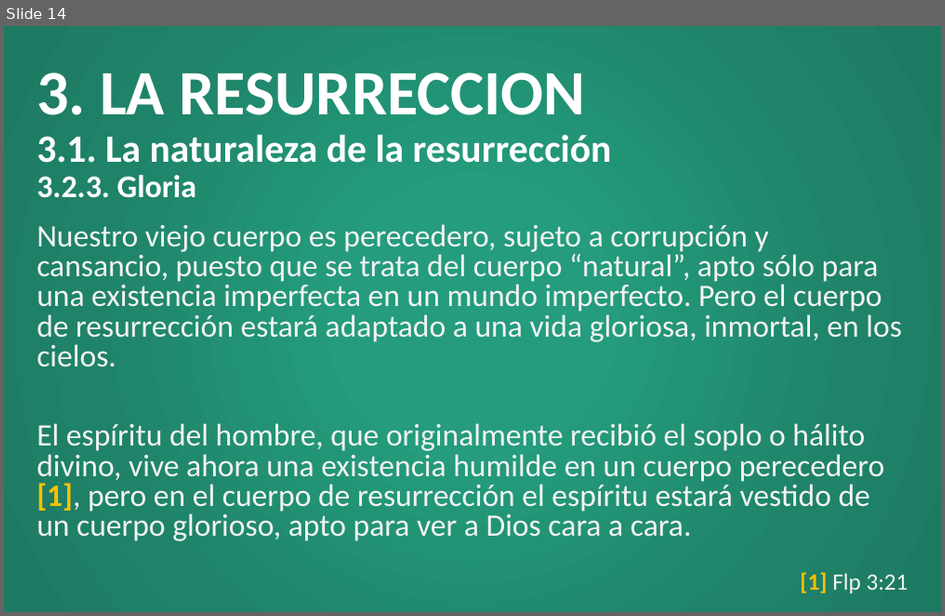
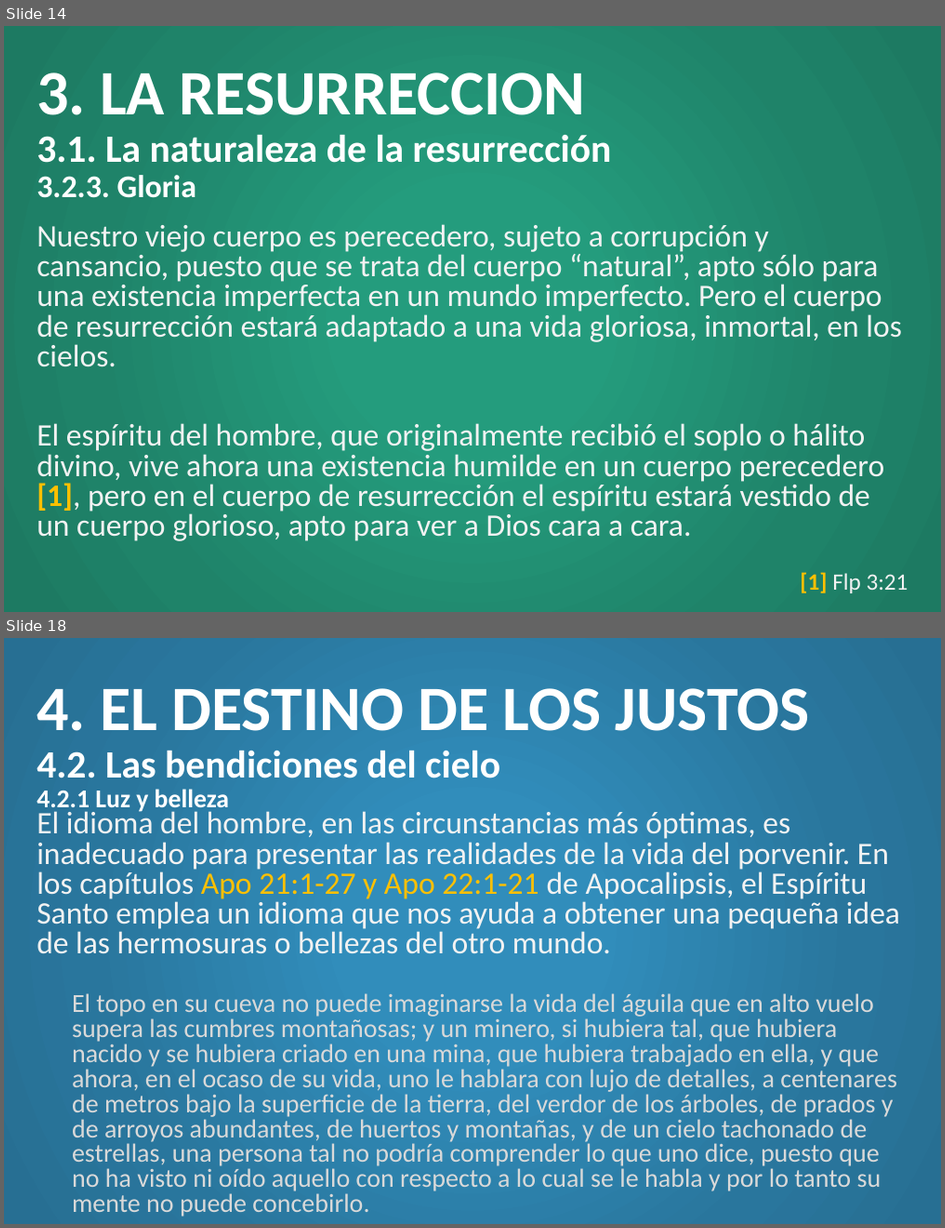
Before and after one commit to CreyTuning/documents, a slide deck: slideshow/Teologia Sistematica y Biblica - Myer Pearlman/Clases/10. Acontecimientos finales.pptx. Shown one above the other, each under a label of ours: slide 14 before the commit, slides 14 and 18 after it; the slides between them are not shown. The pictures are 945x616 and 945x1228 pixels, drawn with LibreOffice and Linux fonts; fonts in the diff are those of the drawing. Boxes give left, top, right and bottom in pixels: in the first picture for what was removed or moved away, otherwise in the second. Text is boxed around its words. In the diff, an @@ line names an element or a change of style, - is before the commit and + after.

```diff
--- a/slideshow/Teologia Sistematica y Biblica - Myer Pearlman/Clases/10. Acontecimientos finales.pptx
+++ b/slideshow/Teologia Sistematica y Biblica - Myer Pearlman/Clases/10. Acontecimientos finales.pptx
@@ slide 18 added at (x1=4, y1=638, x2=941, y2=1224), background gradient #318DBB to #29769D to #276F93 @@
@@ title added at (x1=37, y1=688, x2=809, y2=815), 29.7 pt, text #FFFFFF, bold @@
+4. EL DESTINO DE LOS JUSTOS
+4.2. Las bendiciones del cielo
+4.2.1 Luz y belleza
@@ text added at (x1=37, y1=808, x2=901, y2=1216), 20 pt, text #D9D9D9 @@
+El idioma del hombre, en las circunstancias más óptimas, es inadecuado para presentar las realidades de la vida del porvenir. En los capítulos Apo 21:1-27 y Apo 22:1-21 de Apocalipsis, el Espíritu Santo emplea un idioma que nos ayuda a obtener una pequeña idea de las hermosuras o bellezas del otro mundo.
+  El topo en su cueva no puede imaginarse la vida del águila que en alto vuelo supera las cumbres montañosas; y un minero, si hubiera tal, que hubiera nacido y se hubiera criado en una mina, que hubiera trabajado en ella, y que ahora, en el ocaso de su vida, uno le hablara con lujo de detalles, a centenares de metros bajo la superficie de la tierra, del verdor de los árboles, de prados y de arroyos abundantes, de huertos y montañas, y de un cielo tachonado de estrellas, una persona tal no podría comprender lo que uno dice, puesto que no ha visto ni oído aquello con respecto a lo cual se le habla y por lo tanto su mente no puede concebirlo.
```
Also in this commit, not shown: 20 other slides added, 2 other files.
